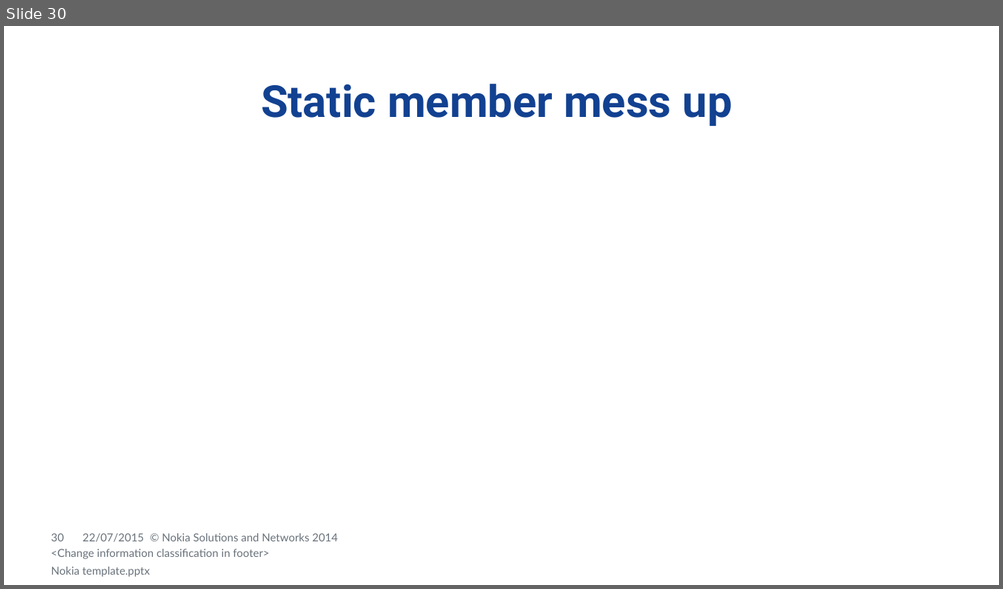
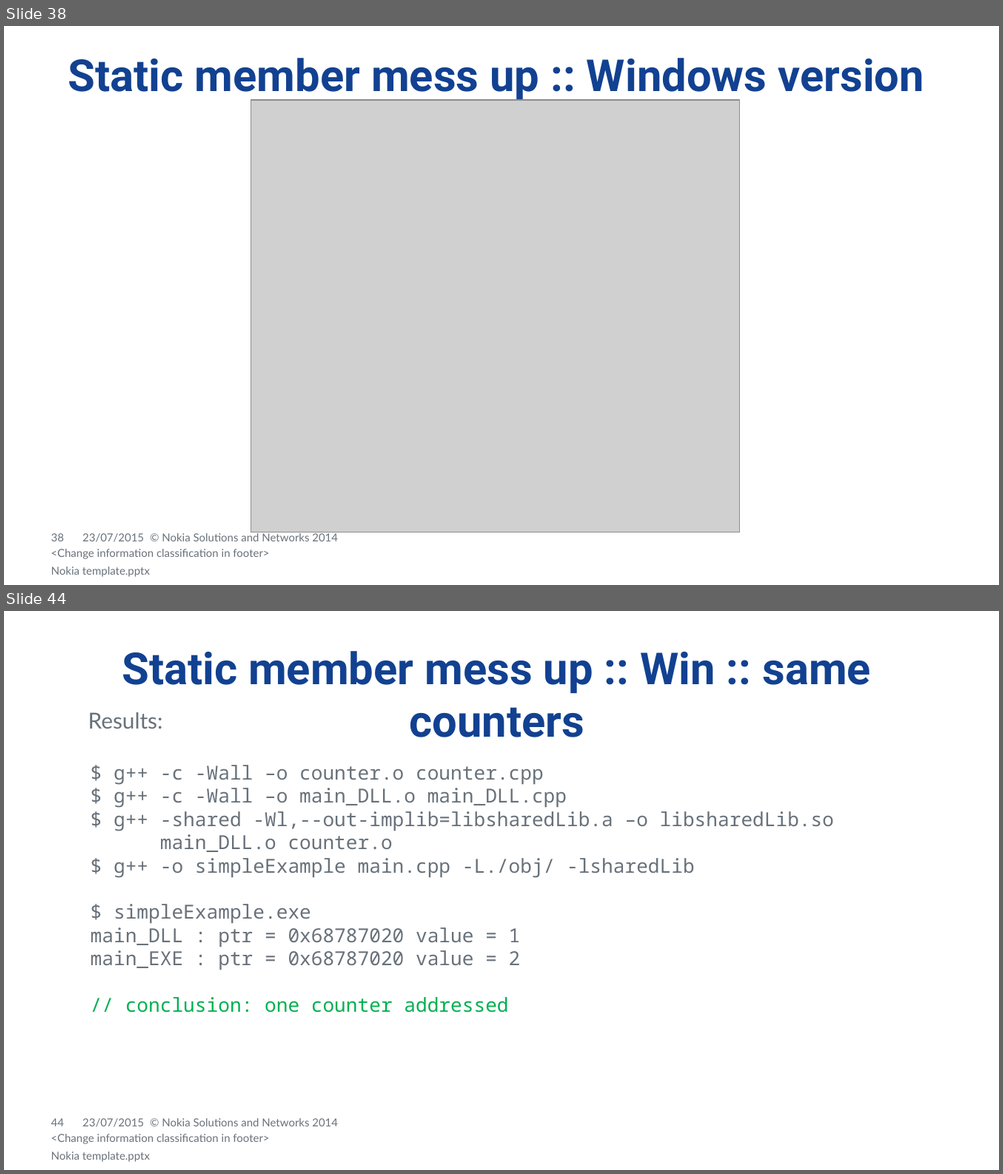
Before and after one commit to dendibakh/Linker, a slide deck: Diving into C++ linker.pptx. Shown one above the other, each under a label of ours: slide 30 before the commit, slides 38 and 44 after it; the slides between them are not shown. The pictures are 1003x589 and 1003x1174 pixels, drawn with LibreOffice and Linux fonts; fonts in the diff are those of the drawing; grey boxes stand for pictures; background and template pictures are left out. Boxes give left, top, right and bottom in pixels: in the first picture for what was removed or moved away, otherwise in the second. Text is boxed around its words. In the diff, an @@ line names an element or a change of style, - is before the commit and + after.

Commit message:
Added some pictures. Addede StaticMemberMessUp example.

```diff
--- a/Diving into C++ linker.pptx
+++ b/Diving into C++ linker.pptx
@@ slide 44 added at (4, 611, 999, 1170), background #FFFFFF; not listed: 13 template elements that a slide beside it also shows @@
@@ title added at (122, 651, 871, 738), 32 pt, text #124191, bold @@
+Static member mess up :: Win :: same counters
@@ text added at (88, 712, 163, 729), 16 pt, text #68717A @@
+Results:
@@ text added at (91, 765, 834, 1013), 14 pt, text #68717A @@
+$ g++ -c -Wall –o counter.o counter.cpp
+$ g++ -c -Wall –o main_DLL.o main_DLL.cpp
+$ g++ -shared -Wl,--out-implib=libsharedLib.a –o libsharedLib.so
+main_DLL.o counter.o
+$ g++ -o simpleExample main.cpp -L./obj/ -lsharedLib
+$ simpleExample.exe
+main_DLL : ptr = 0x68787020 value = 1
+main_EXE : ptr = 0x68787020 value = 2
+// conclusion: one counter addressed
@@ text added at (51, 1134, 269, 1145), 8 pt, text #68717A @@
+<Change information classification in footer>
@@ what was slide 30 is now slide 38 @@
@@ slide 38 changed as well @@
@@ title at (68, 58, 924, 102): text changed @@
-Static member mess up
+Static member mess up :: Windows version
@@ picture added at (250, 99, 739, 532) @@
@@ page number at (51, 534, 64, 542): text changed @@
-30
+38
@@ text at (82, 534, 144, 543): text changed @@
-22/07/2015
+23/07/2015
```
Also in this commit, not shown: 31 other slides changed, 15 other slides added, 1 slide removed, 8 other files.
